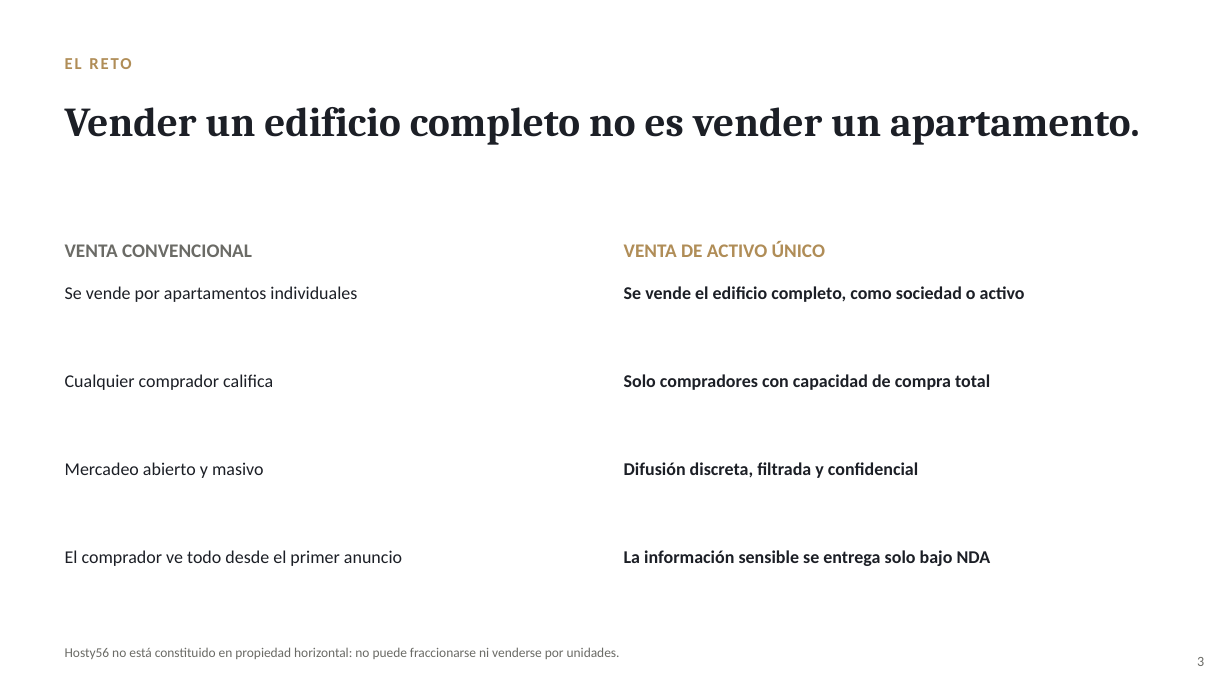
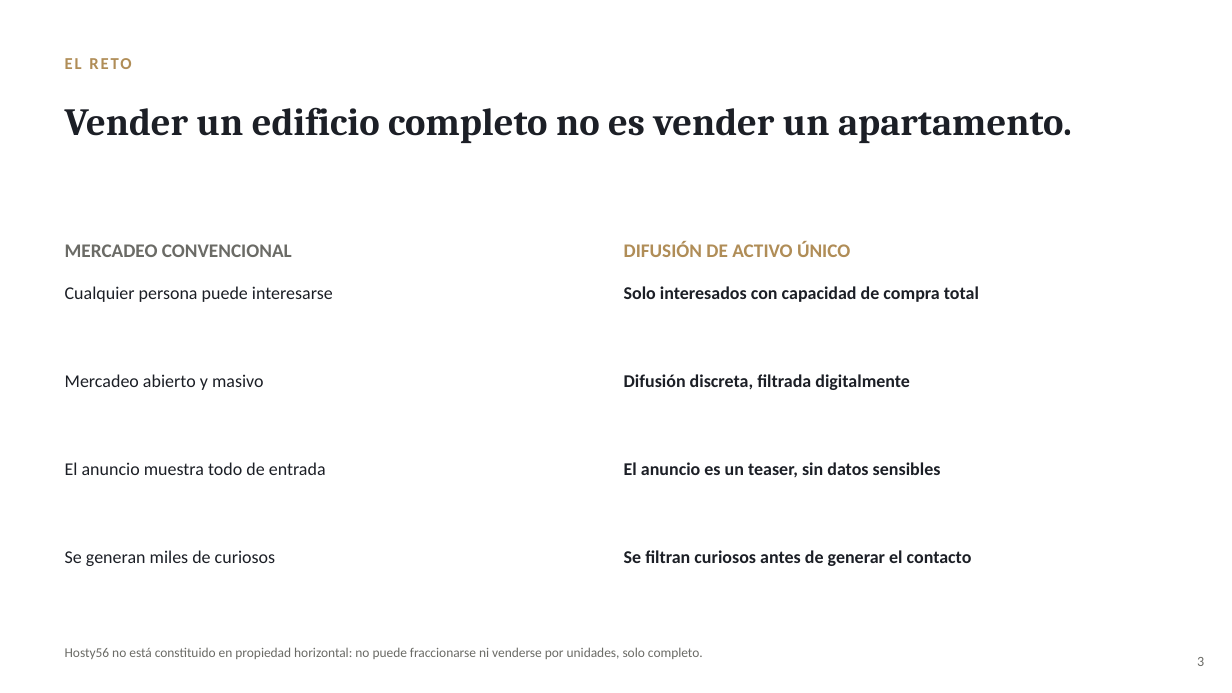
Before and after one commit to rozoerik-eng/Presentaciones-y-varios, a slide deck: slide 3 of Hosty56 - Plan de Venta (Edificio Airbnb Bogota)/Hosty56_Plan_de_Venta.pptx. Drawn at 1232x693 pixels with LibreOffice and Linux fonts; fonts in the diff are those of the drawing. Boxes give left, top, right and bottom in pixels: in the first picture for what was removed or moved away, otherwise in the second. Text is boxed around its words. In the diff, an @@ line names an element or a change of style, - is before the commit and + after.

```diff
--- a/Hosty56 - Plan de Venta (Edificio Airbnb Bogota)/Hosty56_Plan_de_Venta.pptx
+++ b/Hosty56 - Plan de Venta (Edificio Airbnb Bogota)/Hosty56_Plan_de_Venta.pptx
@@ text "Vender un edificio completo no ..." at bbox=[65, 107, 1072, 143]: size 32 to 30 pt @@
@@ text at bbox=[65, 244, 292, 257]: text changed @@
-VENTA CONVENCIONAL
+MERCADEO CONVENCIONAL
@@ text at bbox=[624, 241, 850, 257]: text changed @@
-VENTA DE ACTIVO ÚNICO
+DIFUSIÓN DE ACTIVO ÚNICO
@@ text at bbox=[65, 286, 333, 302]: text changed @@
-Se vende por apartamentos individuales
+Cualquier persona puede interesarse
@@ text at bbox=[624, 286, 979, 302]: text changed @@
-Se vende el edificio completo, como sociedad o activo
+Solo interesados con capacidad de compra total
@@ text "Mercadeo abierto y masivo": place and size @@
-text "Mercadeo abierto y masivo" at bbox=[65, 462, 264, 478]
+text "Mercadeo abierto y masivo" at bbox=[65, 374, 264, 390]
@@ text removed at bbox=[65, 374, 273, 390] @@
-Cualquier comprador califica
@@ text at bbox=[624, 374, 910, 390]: text changed @@
-Solo compradores con capacidad de compra total
+Difusión discreta, filtrada digitalmente
@@ text added at bbox=[65, 462, 326, 475], 14 pt, text #1C1F26 @@
+El anuncio muestra todo de entrada
@@ text at bbox=[624, 462, 941, 477]: text changed @@
-Difusión discreta, filtrada y confidencial
+El anuncio es un teaser, sin datos sensibles
@@ text at bbox=[65, 550, 275, 566]: text changed @@
-El comprador ve todo desde el primer anuncio
+Se generan miles de curiosos
@@ text at bbox=[624, 550, 972, 566]: text changed @@
-La información sensible se entrega solo bajo NDA
+Se filtran curiosos antes de generar el contacto
@@ text at bbox=[65, 647, 703, 659]: text changed @@
-Hosty56 no está constituido en propiedad horizontal: no puede fraccionarse ni venderse por unidades.
+Hosty56 no está constituido en propiedad horizontal: no puede fraccionarse ni venderse por unidades, solo completo.
```
Also in this commit, not shown: 12 other slides changed, 2 slides added, 2 slides removed, 1 other file.
